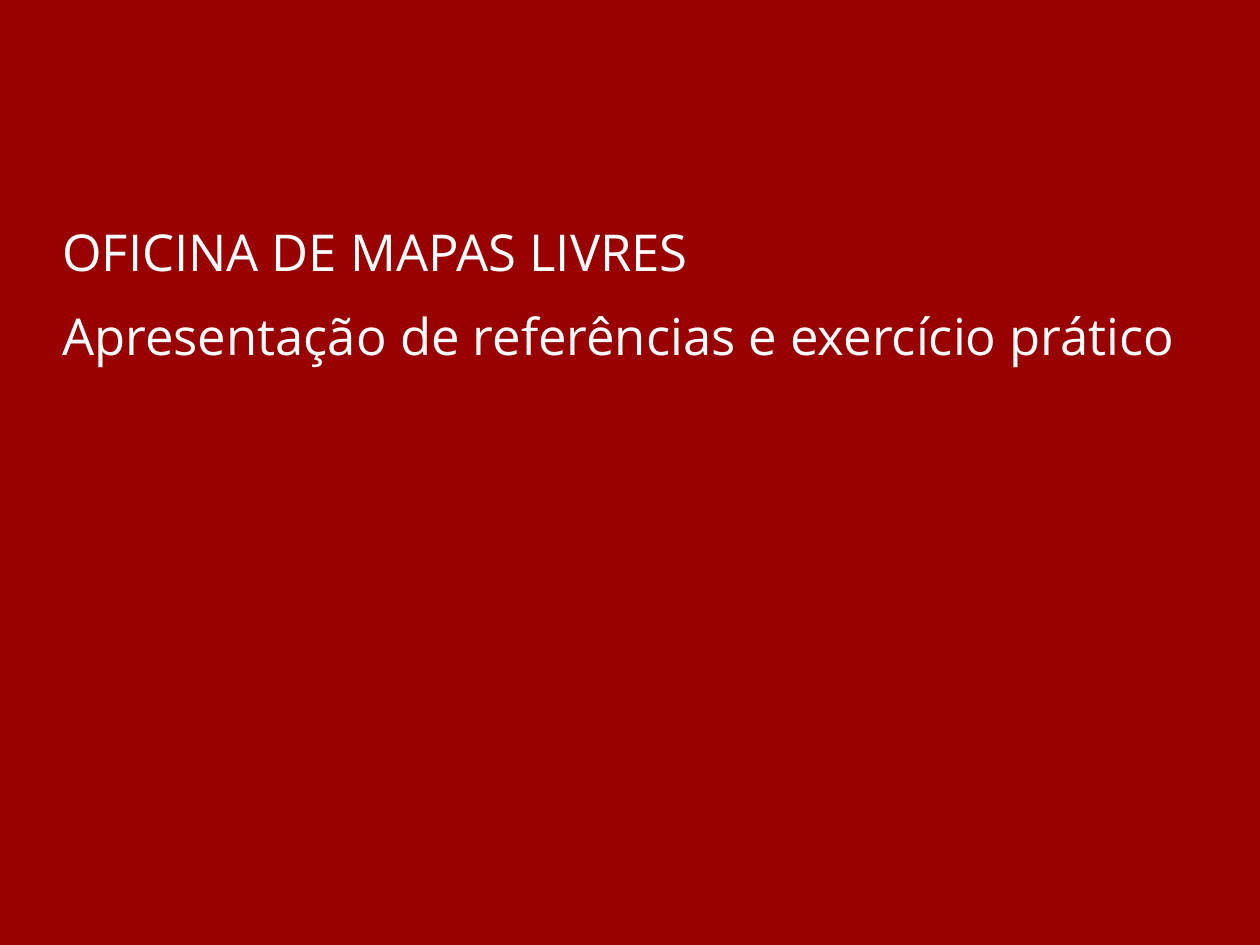
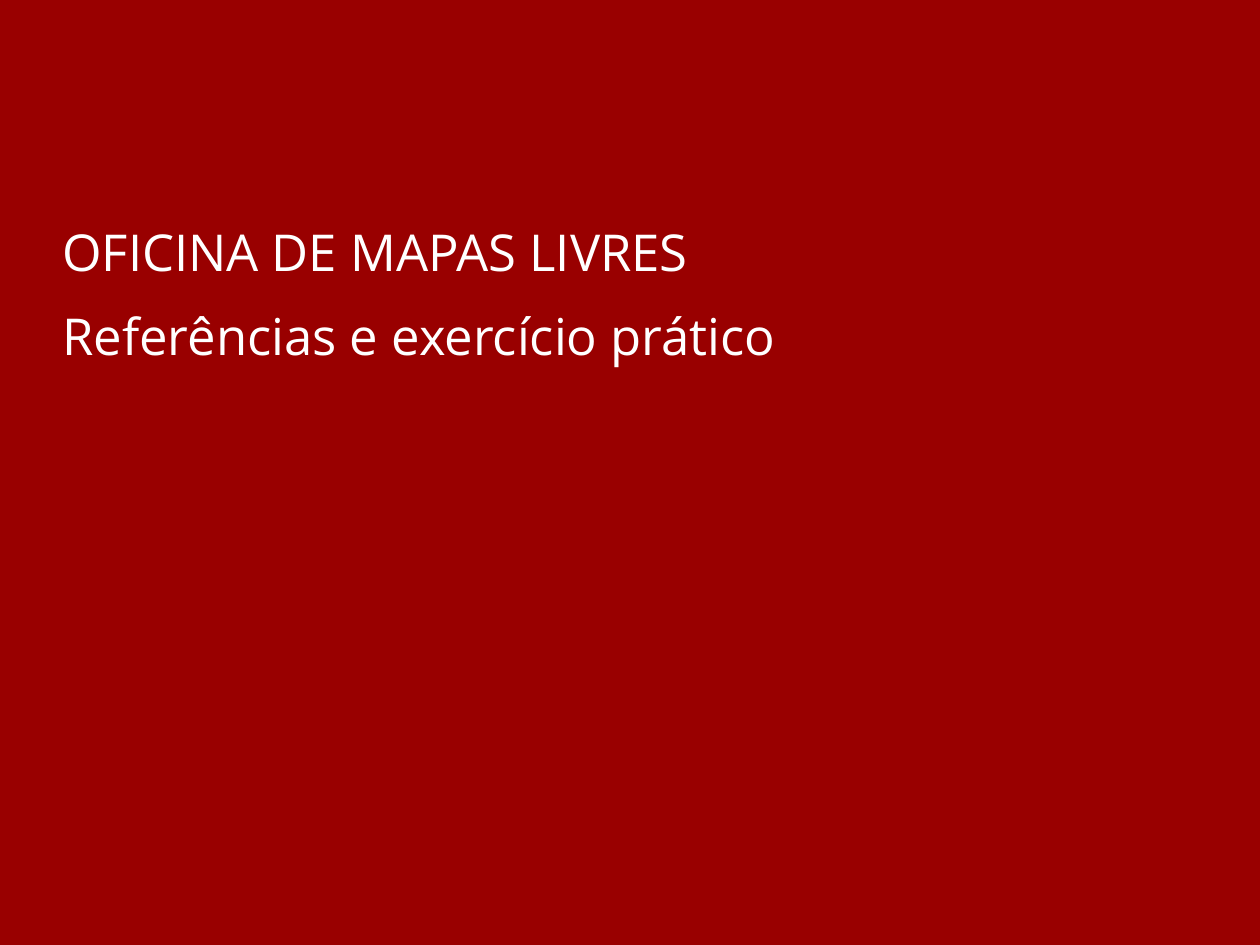
Before and after one commit to mapaslivres/oficina, a slide deck: slide 1 of slides/oficina.odp. Drawn at 1260x945 pixels with LibreOffice and Linux fonts; fonts in the diff are those of the drawing. Boxes give left, top, right and bottom in pixels: in the first picture for what was removed or moved away, otherwise in the second. Text is boxed around its words. In the diff, an @@ line names an element or a change of style, - is before the commit and + after.

```diff
--- a/slides/oficina.odp
+++ b/slides/oficina.odp
@@ text at box(62, 316, 776, 368): text changed @@
-Apresentação de referências e exercício prático
+Referências e exercício prático
```
Also in this commit, not shown: 2 other files.
